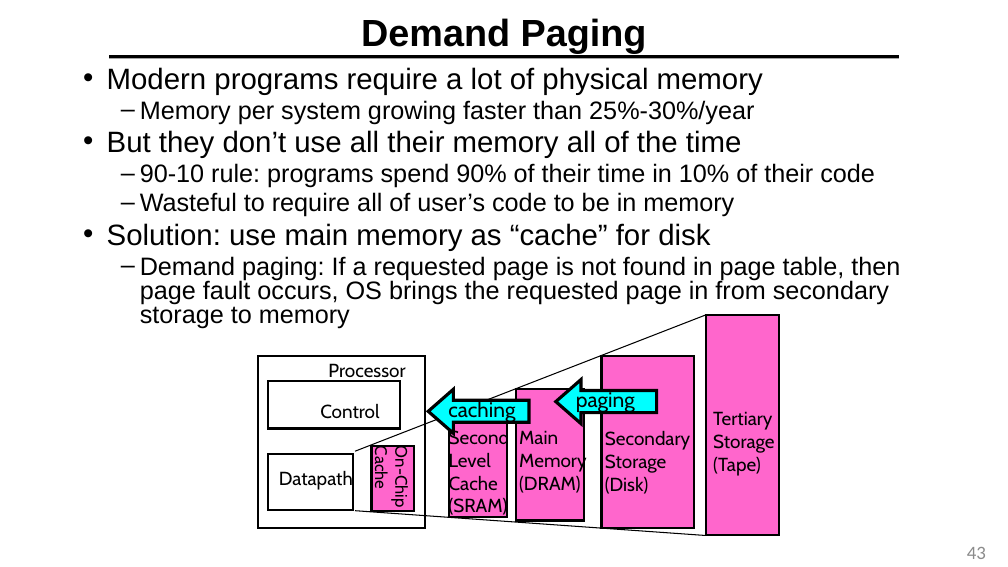
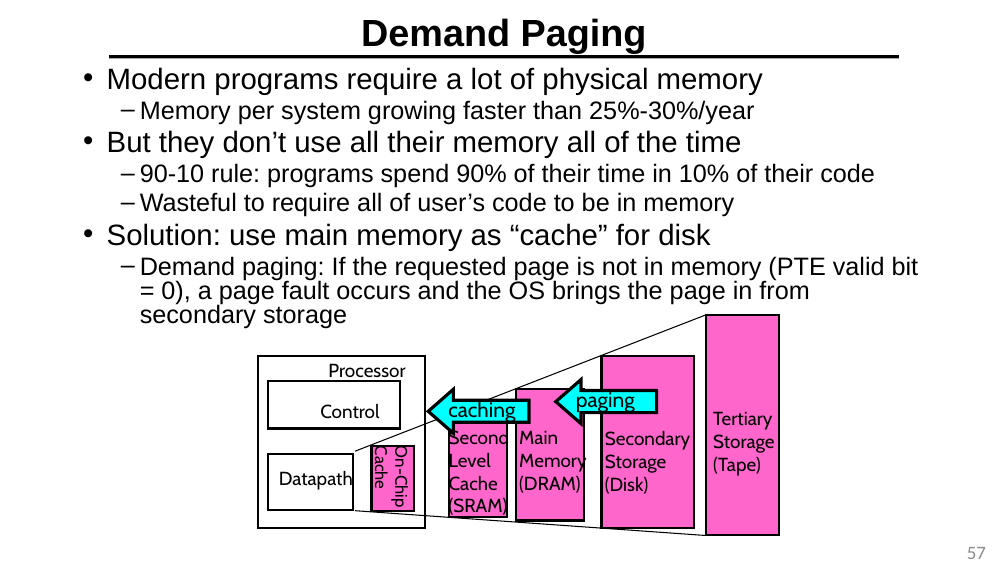
Before and after one commit to guhofstra/CSC112Fa26, a slide deck: slide 57 of PPTs/L8-Memory System II Paging.pptx (slide 43 before the commit). Drawn at 1008x567 pixels with LibreOffice and Linux fonts; fonts in the diff are those of the drawing. Boxes give left, top, right and bottom in pixels: in the first picture for what was removed or moved away, otherwise in the second. Text is boxed around its words. In the diff, an @@ line names an element or a change of style, - is before the commit and + after.

```diff
--- a/PPTs/L8-Memory System II Paging.pptx
+++ b/PPTs/L8-Memory System II Paging.pptx
@@ text at <box>140,256,919,329</box>: text changed @@
-  – Demand paging: If a requested page is not found in page table, then page fault occurs, OS brings the requested page in from secondary storage to memory
+  – Demand paging: If the requested page is not in memory (PTE valid bit = 0), a page fault occurs and the OS brings the page in from secondary storage
@@ page number at <box>967,547,986,559</box>: text changed @@
-43
+57
```
Also in this commit, not shown: 45 other slides changed, 5 slides added, 7 other files.
